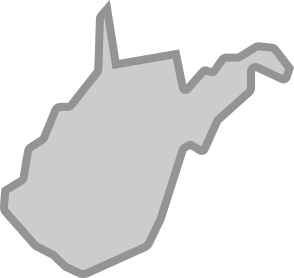
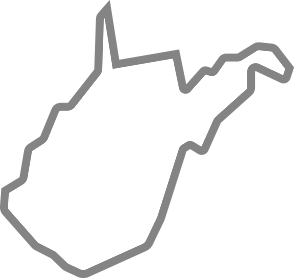
Layer changes from the first 294 × 278 image to the second:
pixels changed over [0, 0, 294, 278] (layer not identified)
